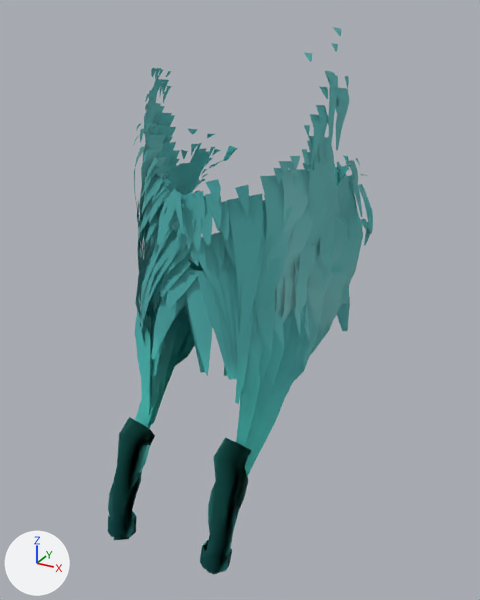
One commit to the glTF model assets/giant/parts/Beard_long_forked.glb: the scene before it, then after it.
Before and after are seen from a camera (50 mm lens) standing at (0.449, -0.975, 3.555) and looking at (0.015, -0.185, 3.16). Lighting does not change. The marker at lower left points along +X, +Y and +Z. The older version comes first. Vertices at exactly the same position are counted once.

The first picture shows 'Beard_long_forked'.
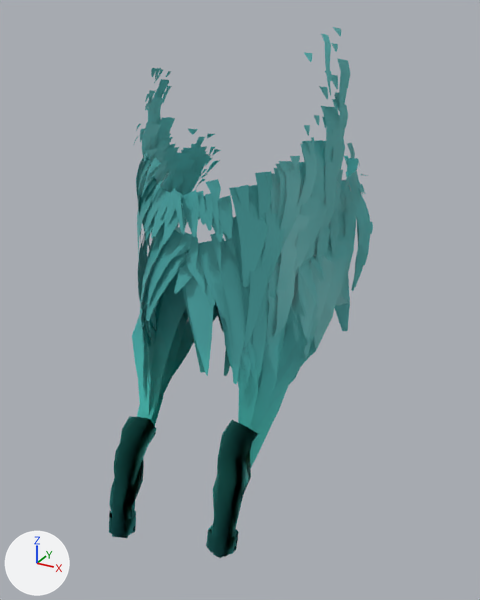
Boxes [x1, y1, x2, y2] around the edits, measured in the pictures (480 x 600 px; the box of a moved part takes in the faces that stretch with it):
'Beard_long_forked', reshaped
    before: [108, 27, 373, 575]
    after: [109, 27, 373, 558]
part 1 of me_beard_long_forked, moved or reshaped
    before: [200, 540, 232, 573]
    after: [206, 526, 239, 555]
part 2 of me_beard_long_forked, moved or reshaped
    before: [108, 511, 137, 539]
    after: [109, 511, 136, 536]
part 3 of me_beard_long_forked, moved or reshaped
    before: [108, 79, 350, 540]
    after: [109, 97, 357, 537]
part 4 of me_beard_long_forked, recoloured
    before: [108, 93, 373, 575]
    after: [109, 60, 371, 558]

Edits to the bpy script that builds the scene:
```text
Change me_beard_long_forked:
    used by ob_beard_long_forked; location = (0.0, 0.0, 0.0)
    remove me_beard_long_forked.from_pydata(...)  # 4758 vertices, 3956 faces; spans x -0.17..0.162, y -0.4..0.029, z 2.825..3.534
    add me_beard_long_forked.from_pydata(...)  # 4758 vertices, 3956 faces; spans x -0.166..0.165, y -0.399..0.028, z 2.828..3.534
    me_beard_long_forked part 1: the loose piece of 16 vertices spanning x 0.059..0.101, y -0.397..-0.351, z 2.842..2.877 is multiplied about its middle by the matrix ((0.995, -0.037, -0.092), (0.041, 0.998, 0.051), (0.09, -0.055, 0.994)), then moved by (0.006, 0.008, 0.026)
    me_beard_long_forked part 2: the loose piece of 16 vertices spanning x -0.103..-0.06, y -0.4..-0.354, z 2.831..2.864 is multiplied about its middle by the matrix ((0.946, 0.312, -0.084), (-0.314, 0.95, -0.002), (0.079, 0.028, 0.996)), then moved by (0.0, 0.001, 0.004)
    me_beard_long_forked part 3: 3586 of 4758 vertices moved; they spanned x -0.17..0.16, y -0.396..0.029, z 2.825..3.483 and now span x -0.164..0.165, y -0.394..-0.001, z 2.828..3.527; mean shift (0.008, 0.003, 0.01); largest move (0.139, -0.179, 3.377) -> (-0.08, -0.333, 2.933)
    me_beard_long_forked part 4: 2015 kept faces spanning x -0.164..0.165, y -0.399..-0.001, z 2.832..3.497 get new vertex colours; the middle colour goes from cyan #56c3c3 to cyan #56c3c2
```
